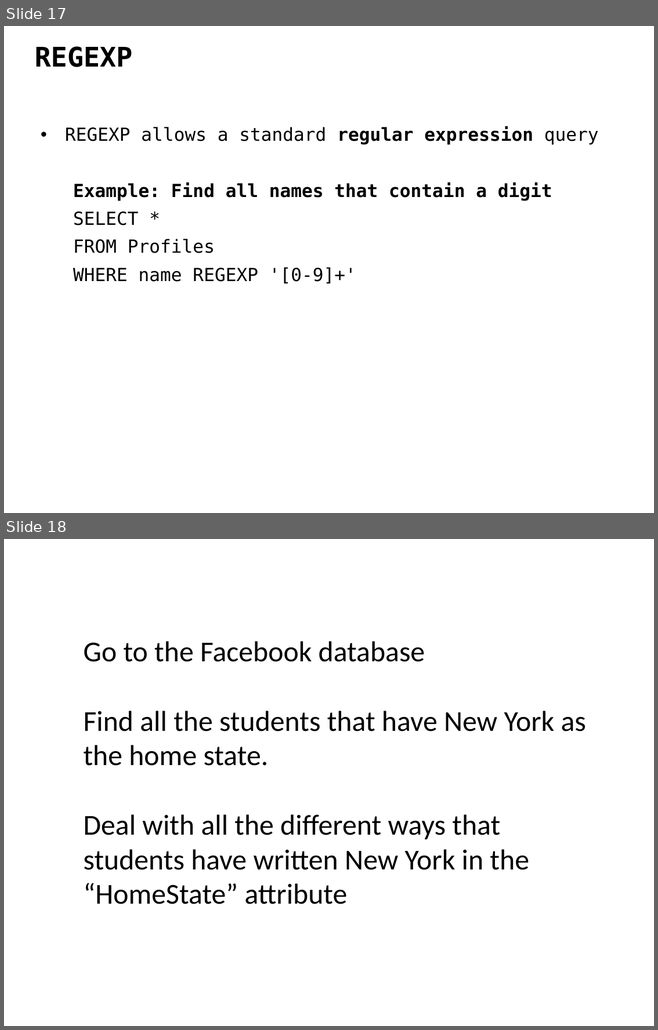
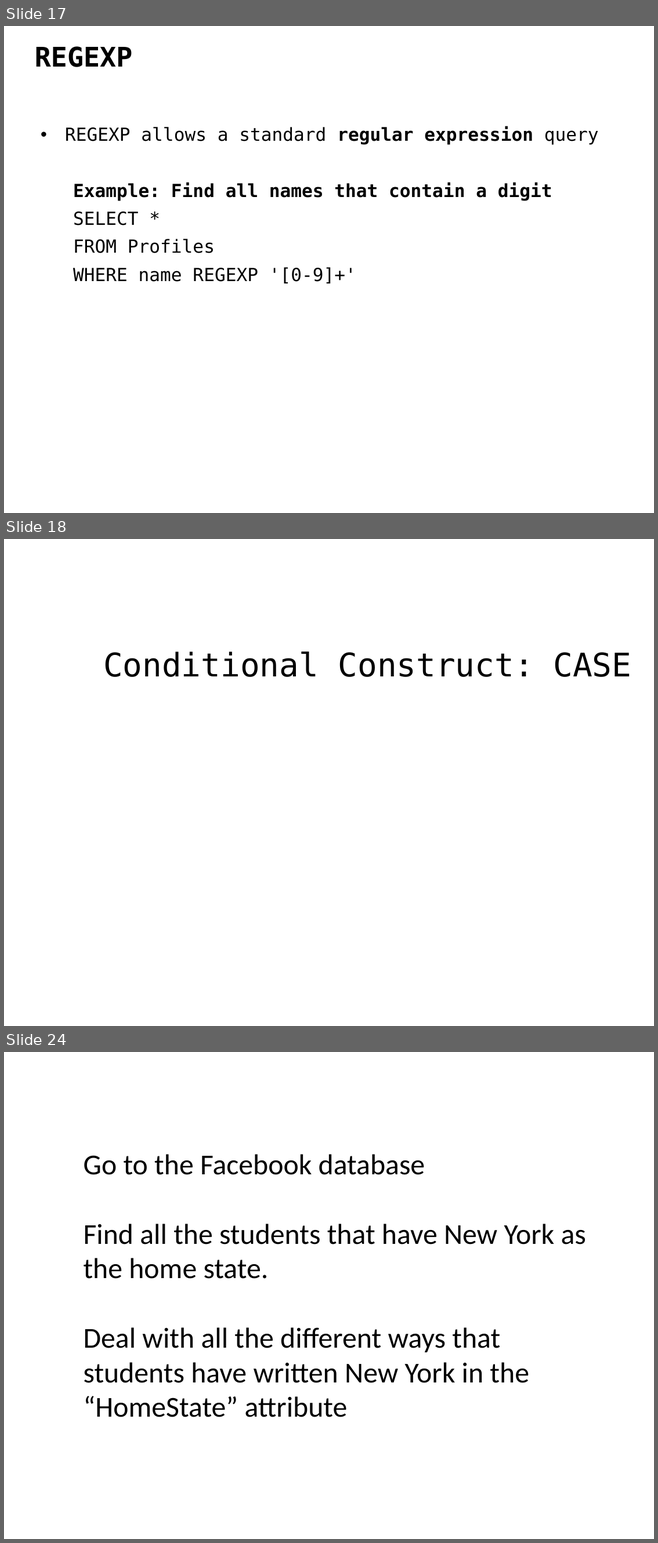
Before and after one commit to ipeirotis/introduction-to-databases, a slide deck: session3/B3-SQL_Filtering.pptx. Shown one above the other, each under a label of ours: slides 17 and 18 before the commit, slides 17, 18 and 24 after it; the slides between them are not shown. The pictures are 658x1030 and 658x1543 pixels, drawn with LibreOffice and Linux fonts; fonts in the diff are those of the drawing. Boxes give left, top, right and bottom in pixels: in the first picture for what was removed or moved away, otherwise in the second. Text is boxed around its words. In the diff, an @@ line names an element or a change of style, - is before the commit and + after.

```diff
--- a/session3/B3-SQL_Filtering.pptx
+++ b/session3/B3-SQL_Filtering.pptx
@@ slide 18 added at box(4, 539, 654, 1026), background #FFFFFF @@
@@ text added at box(103, 652, 631, 677), 36 pt, text #000000 @@
+Conditional Construct: CASE
@@ what was slide 18 is now slide 24 @@
```
Also in this commit, not shown: 5 other slides added.
